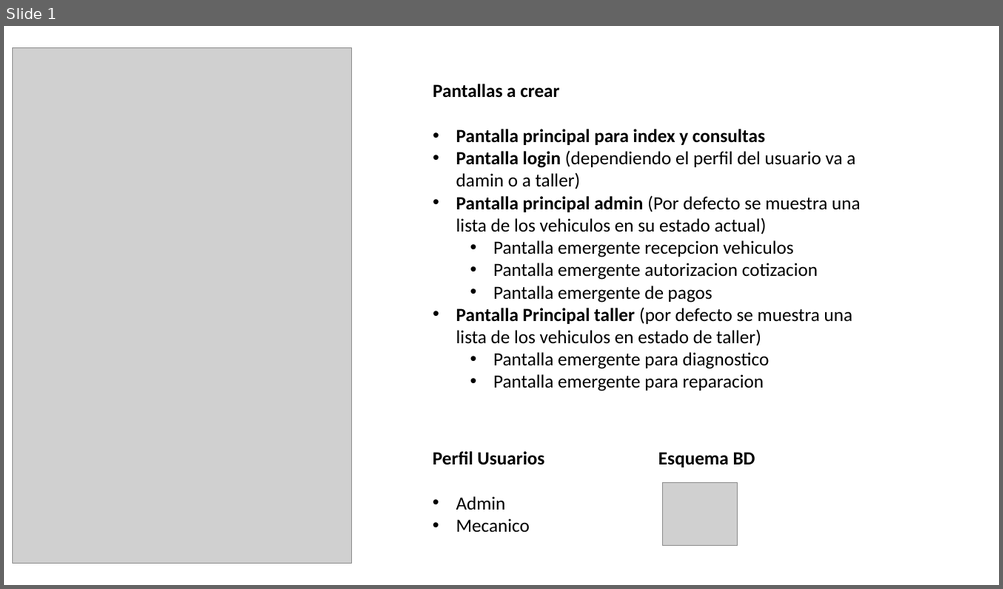
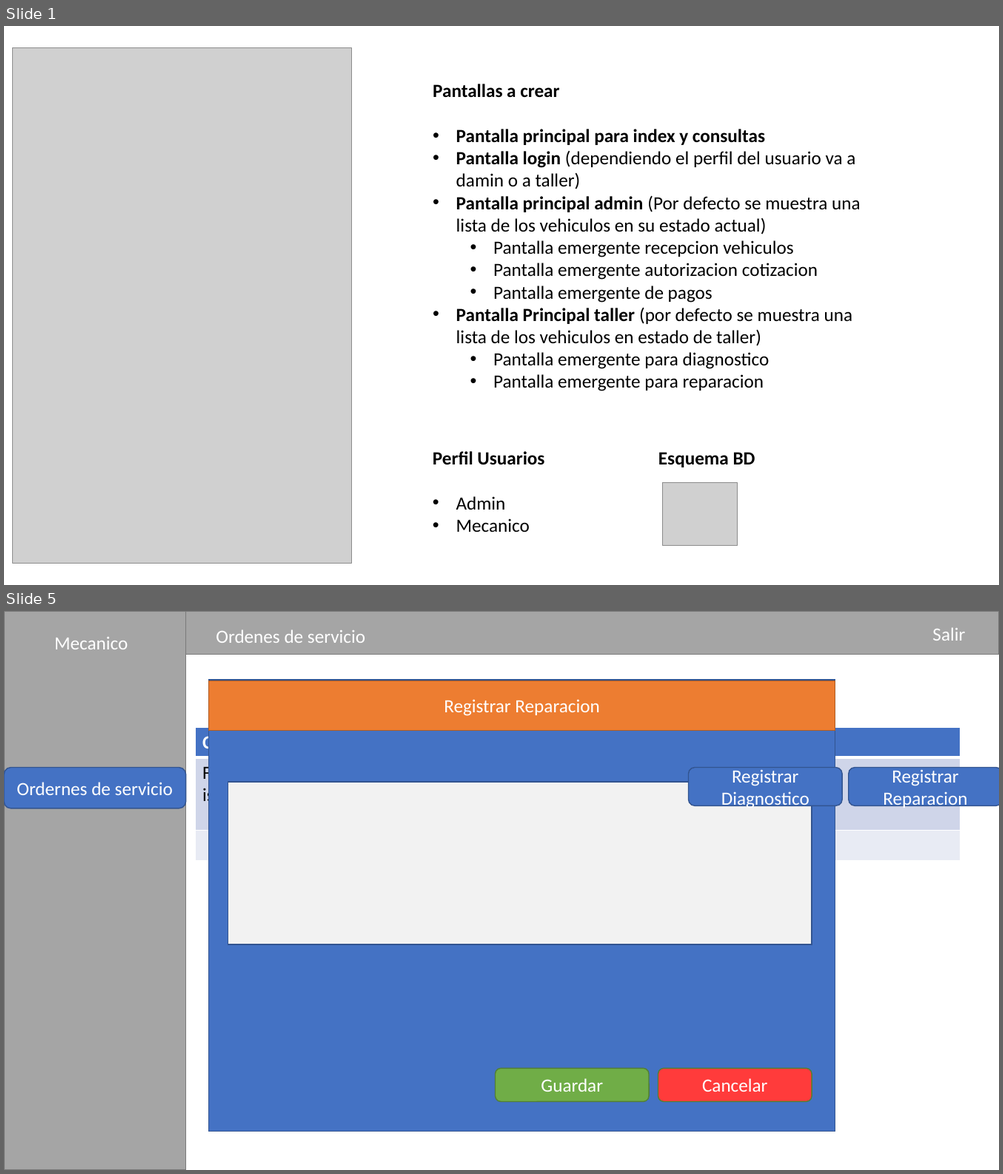
Before and after one commit to JulianSegura/TallerUAPA, a slide deck: Levantamiento Taller UAPA.pptx. Shown one above the other, each under a label of ours: slide 1 before the commit, slides 1 and 5 after it; the slides between them are not shown. The pictures are 1003x589 and 1003x1174 pixels, drawn with LibreOffice and Linux fonts; fonts in the diff are those of the drawing; grey boxes stand for pictures. Boxes give left, top, right and bottom in pixels: in the first picture for what was removed or moved away, otherwise in the second. Text is boxed around its words. In the diff, an @@ line names an element or a change of style, - is before the commit and + after.

```diff
--- a/Levantamiento Taller UAPA.pptx
+++ b/Levantamiento Taller UAPA.pptx
@@ slide 5 added at (x1=4, y1=611, x2=999, y2=1170), background #FFFFFF @@
@@ rectangle added at (x1=4, y1=611, x2=186, y2=1170), fill #A5A5A5, outline #7A7A7A 1 pt @@
@@ rectangle added at (x1=186, y1=611, x2=999, y2=654), fill #A5A5A5, outline #7A7A7A 1 pt @@
@@ text added at (x1=216, y1=629, x2=365, y2=643), 18 pt, text #FFFFFF @@
+Ordenes de servicio
@@ text added at (x1=932, y1=627, x2=965, y2=641), 18 pt, text #FFFFFF @@
+Salir
@@ text added at (x1=54, y1=637, x2=128, y2=649), 18 pt, text #FFFFFF @@
+Mecanico
@@ table added at (x1=195, y1=727, x2=961, y2=861), 3 rows, 6 columns @@
+Cliente | Telefono | Marca | Modelo | Estado | Acciones
+Francelis | 8º898 | Hasdhflkajs | Faklsjhdkfajh | Para Reaparacion | 
+ |  |  |  |  | 
@@ rounded rectangle added at (x1=4, y1=768, x2=186, y2=809), fill #4472C4, outline #325491 1 pt, 18 pt, text #FFFFFF @@
+Ordernes de servicio
@@ rounded rectangle added at (x1=688, y1=768, x2=842, y2=806), fill #4472C4, outline #325491 1 pt, 18 pt, text #FFFFFF @@
+Registrar Diagnostico
@@ rounded rectangle added at (x1=848, y1=768, x2=999, y2=806), fill #4472C4, outline #325491 1 pt, 18 pt, text #FFFFFF @@
+Registrar Reparacion
@@ group added at (x1=208, y1=680, x2=835, y2=1132): 3 rectangles, 2 rounded rectangles @@
+Registrar Reparacion
+Cancelar
+Guardar
```
Also in this commit, not shown: 3 other slides added, 1 slide removed, 3 other files.
